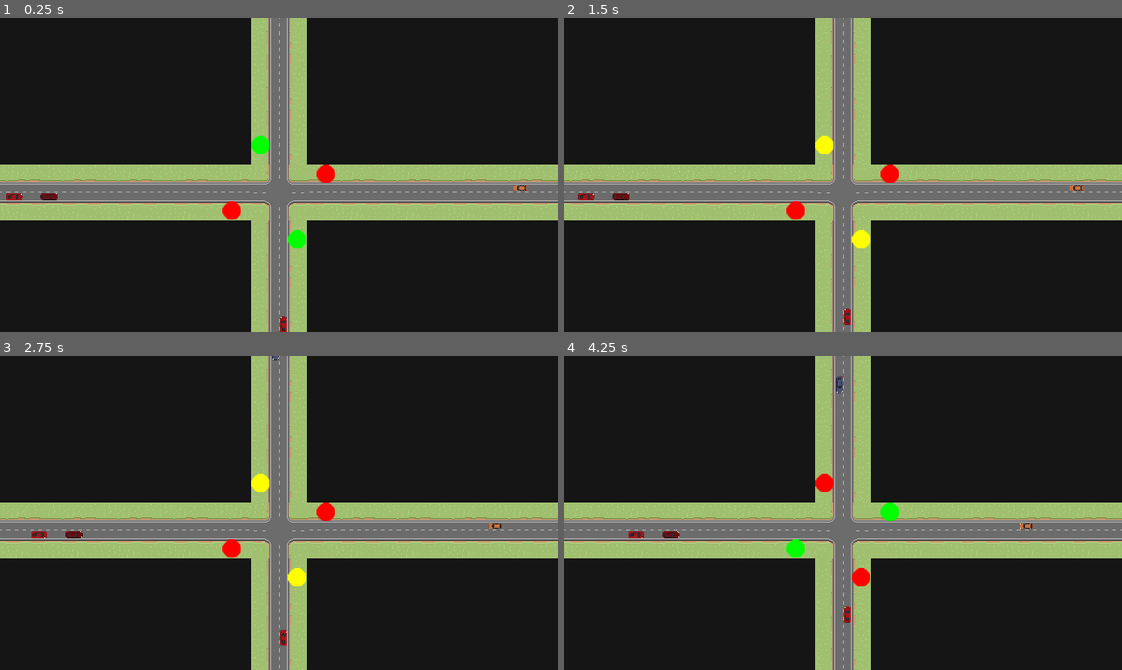
Above: before the commit, frames 1-4 (two rows, left to right).
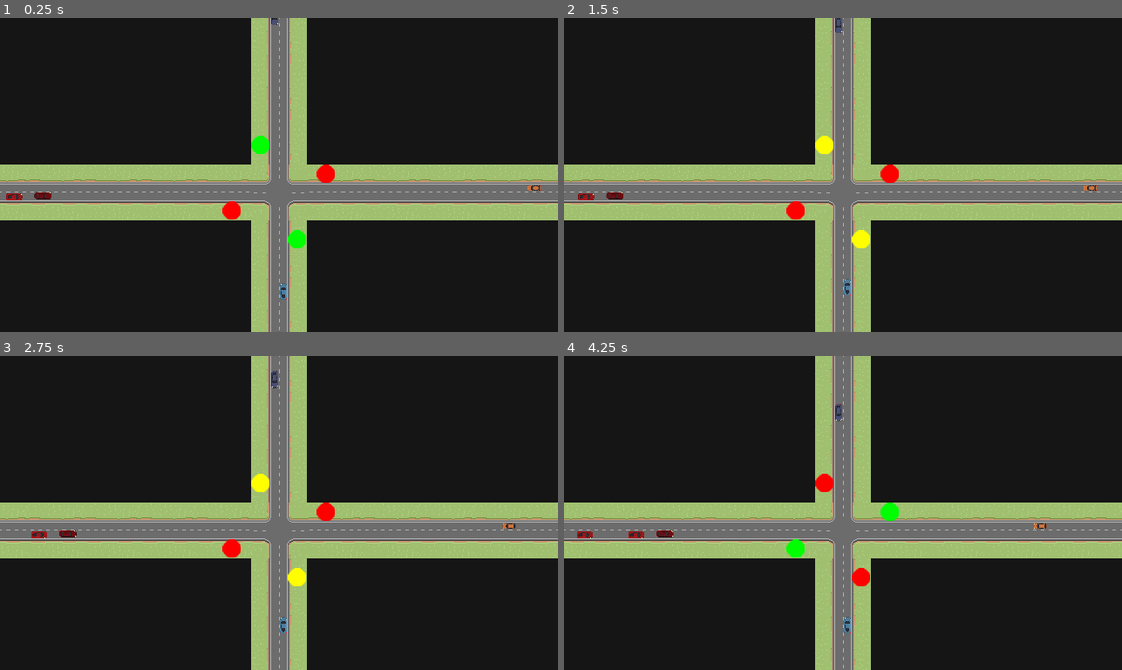
Above: after the commit, the same moments.

Repository: Jiub255/Signal
Game: Godot game, scene res://world.tscn
Same seed, same stepped clock (60 frames per second), same inputs: the game is played once before the commit and once after it.
Inputs (mouse positions are in pixels of both pictures, inside the frame that each line leads up to):
- Up to frame 1 (0.25 s): no input
- Up to frame 2 (1.5 s): move the mouse to (965, 159) at 0.52 s; click (965, 159) at 0.67 s; move the mouse to (731, 190) at 1.27 s; click (731, 190) at 1.42 s
- Up to frame 3 (2.75 s): move the mouse to (334, 443) at 2.02 s; click (334, 443) at 2.17 s
- Up to frame 4 (4.25 s): move the mouse to (815, 575) at 2.77 s; click (815, 575) at 2.92 s; move the mouse to (1010, 560) at 3.52 s; click (1010, 560) at 3.67 s

The runs differ from the first frame. In frame 1, 0.3% of the frame differs, in the area x 6-97%, y 0-100%; in frame 2, 0.3%; in frame 3, 0.3%; in frame 4, 0.5%, in the area x 2-87%, y 6-89%.

Commit message:
working on car follow system

Diff:
--- a/car.gd
+++ b/car.gd
@@ -10,14 +10,19 @@
 @export var acceleration : float = 10
 @export var deceleration : float = 25
 @export var travel_direction : TRAVEL_DIRECTION = TRAVEL_DIRECTION.RIGHT
+@export var slow_follow_range : float = 10
+@export var follow_distance_limit : float = 3
+@export var follow_speed_multiplier : float = 1.2
+
+var target_speed : float
 var direction : Vector2
-
 var going : bool = true
-
+var car_in_front : Car
 
 func _ready() -> void:
 	_initialize_direction()
 	_choose_random_sprite()
+	_get_car_in_front()
 
 
 # for testing
@@ -27,8 +32,22 @@
 
 
 func _physics_process(delta: float) -> void:
+	if car_in_front == null:
+		target_speed = max_speed
+	else:
+		var distance_to_car_ahead : float = (global_position - car_in_front.global_position).length()
+		# if within range of car in front, target speed is car in front speed x 1.2 or something
+		if distance_to_car_ahead > follow_distance_limit and distance_to_car_ahead < slow_follow_range:
+			target_speed = car_in_front.velocity.length() * follow_speed_multiplier
+		# if at follow limit, match speed exactly.
+		elif distance_to_car_ahead <= follow_distance_limit:
+			target_speed = car_in_front.velocity.length()
+		# if not within range or there is no car in front, target speed is max speed.
+		else:
+			target_speed = max_speed
+
 	if going:
-		velocity = minf(max_speed, velocity.length() + acceleration * delta) * direction
+		velocity = minf(target_speed, velocity.length() + acceleration * delta) * direction
 	else:
 		velocity = maxf(0, velocity.length() - deceleration * delta) * direction
 
@@ -55,3 +74,10 @@
 func _choose_random_sprite():
 	var sprite : Sprite2D = get_node("Sprite2D") as Sprite2D
 	sprite.frame = randi() % 16
+
+
+func _get_car_in_front():
+	var raycast : RayCast2D = get_node("RayCast2D") as RayCast2D
+	var collider : Object = raycast.get_collider()
+	if collider is Car:
+		car_in_front = collider
--- /dev/null
+++ b/car.tscn
@@ -0,0 +1,26 @@
+[gd_scene format=3 uid="uid://qt8d5fj2rinm"]
+
+[ext_resource type="Script" uid="uid://bj10is4fuv3ro" path="res://car.gd" id="1_uoj53"]
+[ext_resource type="Texture2D" uid="uid://bo2cklawndfm8" path="res://assets/art/only_cars.png" id="2_k61xc"]
+
+[sub_resource type="RectangleShape2D" id="RectangleShape2D_7oc0d"]
+size = Vector2(20, 8)
+
+[node name="Car" type="CharacterBody2D" unique_id=1840648884]
+script = ExtResource("1_uoj53")
+slow_follow_range = 100.0
+follow_distance_limit = 25.0
+follow_speed_multiplier = 1.1
+
+[node name="CollisionShape2D" type="CollisionShape2D" parent="." unique_id=1716770520]
+shape = SubResource("RectangleShape2D_7oc0d")
+
+[node name="Sprite2D" type="Sprite2D" parent="." unique_id=668940989]
+rotation = 1.5707964
+scale = Vector2(0.26, 0.26)
+texture = ExtResource("2_k61xc")
+hframes = 4
+vframes = 4
+frame = 6
+
+[node name="RayCast2D" type="RayCast2D" parent="." unique_id=680210196]
--- a/godoban_boards/main_33ba.json
+++ b/godoban_boards/main_33ba.json
@@ -4,18 +4,6 @@
   "tags": [],
   "epics": [],
   "tasks": [
-    {
-      "id": "task_1",
-      "title": "Make cars avoid other cars",
-      "description": "Make cars slow down to match the car in front of them's speed.\nAlso have a minimum distance to car ahead so no tailgating.",
-      "status": "todo",
-      "priority": "medium",
-      "epic_id": null,
-      "due_date": null,
-      "tags": [],
-      "created_at": 1792217974,
-      "updated_at": 1792217974
-    },
     {
       "id": "task_2",
       "title": "Make cars pull up to stop line",
@@ -39,6 +27,18 @@
       "tags": [],
       "created_at": 1792218119,
       "updated_at": 1792218119
+    },
+    {
+      "id": "task_1",
+      "title": "Make cars avoid other cars",
+      "description": "Make cars slow down to match the car in front of them's speed.\nAlso have a minimum distance to car ahead so no tailgating.\nRaycast ahead to find the car in front of you, then track its distance",
+      "status": "in_progress",
+      "priority": "medium",
+      "epic_id": null,
+      "due_date": null,
+      "tags": [],
+      "created_at": 1792217974,
+      "updated_at": 1792218910
     }
   ]
 }
--- a/world.tscn
+++ b/world.tscn
@@ -2,16 +2,12 @@
 
 [ext_resource type="Texture2D" uid="uid://uuwv03ab6e56" path="res://assets/art/blank_640x360.png" id="1_dwbse"]
 [ext_resource type="Texture2D" uid="uid://damlxm1rb4htm" path="res://assets/art/roads2W.png" id="2_036b0"]
-[ext_resource type="Script" uid="uid://bj10is4fuv3ro" path="res://car.gd" id="2_tlwt5"]
 [ext_resource type="Script" uid="uid://db5xcrwr11i7g" path="res://traffic_light.gd" id="3_tlwt5"]
-[ext_resource type="Texture2D" uid="uid://bo2cklawndfm8" path="res://assets/art/only_cars.png" id="4_dwbse"]
+[ext_resource type="PackedScene" uid="uid://qt8d5fj2rinm" path="res://car.tscn" id="5_pkg7o"]
 [ext_resource type="Texture2D" uid="uid://dp8c2ml1pyy4n" path="res://assets/art/circle_21x21.png" id="6_dwbse"]
 
 [sub_resource type="RectangleShape2D" id="RectangleShape2D_y0r1h"]
 size = Vector2(200, 200)
-
-[sub_resource type="RectangleShape2D" id="RectangleShape2D_7oc0d"]
-size = Vector2(20, 8)
 
 [node name="World" type="Node2D" unique_id=568340604]
 
@@ -184,80 +180,23 @@
 
 [node name="Cars" type="Node2D" parent="." unique_id=1704024961]
 
-[node name="Car" type="CharacterBody2D" parent="Cars" unique_id=1646803844]
+[node name="Car" parent="Cars" unique_id=1840648884 instance=ExtResource("5_pkg7o")]
 position = Vector2(16, 205)
-script = ExtResource("2_tlwt5")
-
-[node name="CollisionShape2D" type="CollisionShape2D" parent="Cars/Car" unique_id=1996994173]
-shape = SubResource("RectangleShape2D_7oc0d")
-
-[node name="Sprite2D" type="Sprite2D" parent="Cars/Car" unique_id=1215567777]
-rotation = 1.5707964
-scale = Vector2(0.26, 0.26)
-texture = ExtResource("4_dwbse")
-hframes = 4
-vframes = 4
-frame = 6
-
-[node name="Car2" type="CharacterBody2D" parent="Cars" unique_id=1846927815]
-position = Vector2(597, 195)
-script = ExtResource("2_tlwt5")
+
+[node name="Car2" parent="Cars" unique_id=594653011 instance=ExtResource("5_pkg7o")]
+position = Vector2(613, 195)
 travel_direction = 2
 
-[node name="CollisionShape2D" type="CollisionShape2D" parent="Cars/Car2" unique_id=993382366]
-shape = SubResource("RectangleShape2D_7oc0d")
-
-[node name="Sprite2D" type="Sprite2D" parent="Cars/Car2" unique_id=1430394809]
-rotation = 1.5707964
-scale = Vector2(0.26, 0.26)
-texture = ExtResource("4_dwbse")
-hframes = 4
-vframes = 4
-frame = 6
-
-[node name="Car3" type="CharacterBody2D" parent="Cars" unique_id=1308787810]
-position = Vector2(316, -34)
-script = ExtResource("2_tlwt5")
+[node name="Car3" parent="Cars" unique_id=1160155562 instance=ExtResource("5_pkg7o")]
+position = Vector2(315, -2)
 travel_direction = 1
 
-[node name="CollisionShape2D" type="CollisionShape2D" parent="Cars/Car3" unique_id=307527566]
-shape = SubResource("RectangleShape2D_7oc0d")
-
-[node name="Sprite2D" type="Sprite2D" parent="Cars/Car3" unique_id=284200374]
-rotation = 1.5707964
-scale = Vector2(0.26, 0.26)
-texture = ExtResource("4_dwbse")
-hframes = 4
-vframes = 4
-frame = 6
-
-[node name="Car4" type="CharacterBody2D" parent="Cars" unique_id=1177486398]
-position = Vector2(325, 352)
-script = ExtResource("2_tlwt5")
+[node name="Car4" parent="Cars" unique_id=66570997 instance=ExtResource("5_pkg7o")]
+position = Vector2(-43, 205)
+
+[node name="Car5" parent="Cars" unique_id=538881643 instance=ExtResource("5_pkg7o")]
+position = Vector2(49, 204)
+
+[node name="Car6" parent="Cars" unique_id=1046846638 instance=ExtResource("5_pkg7o")]
+position = Vector2(325, 314)
 travel_direction = 0
-
-[node name="CollisionShape2D" type="CollisionShape2D" parent="Cars/Car4" unique_id=300982463]
-shape = SubResource("RectangleShape2D_7oc0d")
-
-[node name="Sprite2D" type="Sprite2D" parent="Cars/Car4" unique_id=928010109]
-rotation = 1.5707964
-scale = Vector2(0.26, 0.26)
-texture = ExtResource("4_dwbse")
-hframes = 4
-vframes = 4
-frame = 6
-
-[node name="Car5" type="CharacterBody2D" parent="Cars" unique_id=1489391996]
-position = Vector2(56, 205)
-script = ExtResource("2_tlwt5")
-
-[node name="CollisionShape2D" type="CollisionShape2D" parent="Cars/Car5" unique_id=2123656745]
-shape = SubResource("RectangleShape2D_7oc0d")
-
-[node name="Sprite2D" type="Sprite2D" parent="Cars/Car5" unique_id=1803289619]
-rotation = 1.5707964
-scale = Vector2(0.26, 0.26)
-texture = ExtResource("4_dwbse")
-hframes = 4
-vframes = 4
-frame = 6
